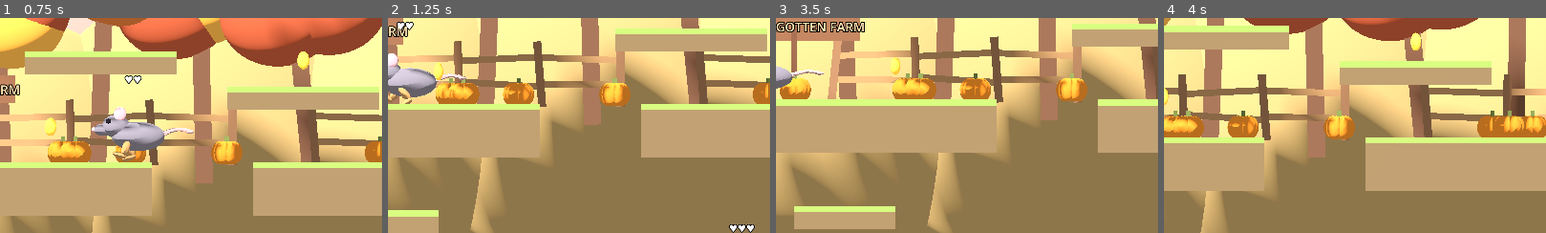
Above: before the commit, frames 1-4 (left to right).
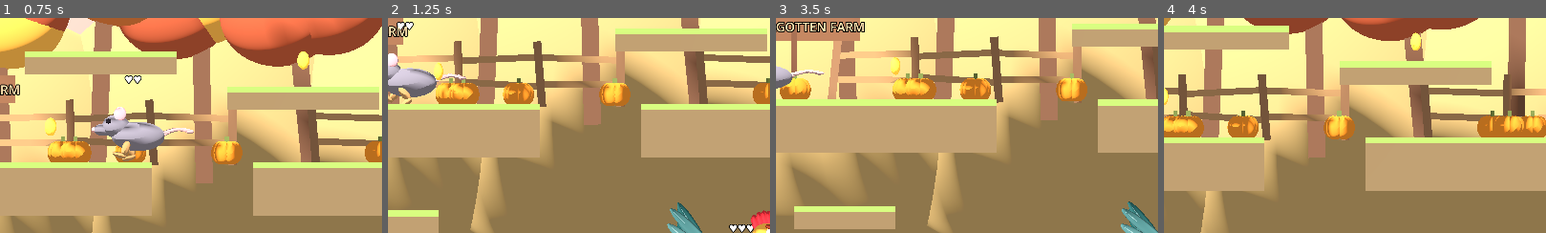
Above: after the commit, the same moments.

Repository: bowr39/TurkeyTime
Game: Godot game, scene res://main.tscn
The game is run twice, just before and just after one commit, with the same random seed, the same clock (stepped at 60 frames per second) and the same inputs.
Inputs (mouse positions are % of the whole screen's width and height, from its top left):
- Up to frame 1 (0.75 s): click "New Adventure" at 0.5 s
- Up to frame 2 (1.25 s): no input
- Up to frame 3 (3.5 s): move the mouse to (72, 45) at 1.27 s; hold D 1.28-2.03 s; tap Shift at 1.35 s; click (72, 45) at 1.42 s; tap Space at 1.52, 1.82, 2.27, 2.57 s; move the mouse to (30, 55) at 2.02 s; hold A 2.03-2.78 s; tap F at 2.1 s; move the mouse to (60, 28) at 2.77 s; hold D from 2.78 s (still down); tap J at 2.85 s
- Up to frame 4 (4 s): keep holding D; move the mouse to (45, 70) at 3.52 s; tap K at 3.6 s; click (45, 70) at 3.67 s; tap Space at 3.77 s
The pictures show only the part of the screen within x 50-100%, y 50-100%; the shares and areas given below are measured in that part.

Frame 1 is identical in both runs. In frame 2, 1.2% of the frame differs, in the area x 73-100%, y 85-100%; in frame 3, 0.8%; in frame 4, nothing differs.

Commit message:
Create recognizable articulated rooster with comb, wattles, beak, layered tail and boss armor

Diff:
--- a/enemy_model.gd
+++ b/enemy_model.gd
@@ -1,5 +1,8 @@
 extends Node3D
 var kind := 0
+var champion := false
+var tail: Node3D
+var wing_joints: Array[Node3D] = []
 var limbs: Array[Node3D] = []
 var head: Node3D
 var time := 0.0
@@ -26,6 +29,58 @@
 	n.position = p
 	return n
 
+func feather(p: Node3D,pos: Vector3,length: float,width: float,angle: float,tint: Color) -> void:
+	var n := oval(p,pos,Vector3(width,length,width*0.45),tint)
+	n.rotation.z = angle
+	oval(n,Vector3(0,0,0.43),Vector3(0.12,0.85,0.1),tint.lightened(0.25))
+
+func beak(p: Node3D,pos: Vector3,length: float,radius: float,tint: Color) -> void:
+	var n := oval(p,pos,Vector3.ONE,tint)
+	var cone := CylinderMesh.new()
+	cone.top_radius = 0.0
+	cone.bottom_radius = radius
+	cone.height = length
+	n.mesh = cone
+	n.rotation.z = -PI/2
+
+func rooster() -> void:
+	var bronze := Color("#c56a29")
+	var gold := Color("#f2ad45")
+	var teal := Color("#174b4a")
+	oval(self,Vector3(-0.12,0.05,0),Vector3(1.15,0.92,0.78),bronze)
+	oval(self,Vector3(0.28,0.18,0),Vector3(0.68,0.94,0.68),Color("#713b27"))
+	oval(self,Vector3(0.35,0.48,0),Vector3(0.53,0.88,0.51),gold)
+	head.position = Vector3(0.48,0.85,0)
+	oval(head,Vector3.ZERO,Vector3(0.55,0.52,0.48),gold)
+	beak(head,Vector3(0.35,-0.02,0),0.35,0.15,Color("#f9c653"))
+	beak(head,Vector3(0.29,-0.13,0),0.24,0.09,Color("#c8872e"))
+	for i in range(5):
+		var crest := oval(head,Vector3(-0.21+float(i)*0.095,0.26+sin(float(i)*0.7)*0.08,0),Vector3(0.16,0.34,0.13),Color("#c92e37"))
+		crest.rotation.z = 0.22
+	for side in [-1.0,1.0]:
+		oval(head,Vector3(0.13,-0.26,side*0.09),Vector3(0.22,0.36,0.16),Color("#b71e32"))
+		oval(head,Vector3(0.10,0.07,side*0.22),Vector3(0.20,0.19,0.09),Color("#fff0bd"))
+		oval(head,Vector3(0.15,0.07,side*0.265),Vector3(0.09,0.12,0.04),Color("#16191a"))
+		var brow := oval(head,Vector3(0.10,0.17,side*0.25),Vector3(0.24,0.09,0.07),Color("#80321f"))
+		brow.rotation.z = -0.28
+		var wing := joint(Vector3(-0.10,0.18,side*0.34))
+		wing_joints.append(wing)
+		oval(wing,Vector3.ZERO,Vector3(0.82,0.62,0.23),Color("#914626"))
+		for i in range(5):
+			feather(wing,Vector3(-0.16-float(i)*0.09,-0.12+float(i)*0.035,side*0.08),0.64,0.17,-0.95,bronze.lightened(float(i)*0.045))
+		if champion:
+			oval(wing,Vector3(0.08,0.10,side*0.15),Vector3(0.52,0.36,0.10),Color("#657680"))
+			oval(wing,Vector3(0.08,0.10,side*0.21),Vector3(0.20,0.20,0.05),Color("#e0b65d"))
+	tail = joint(Vector3(-0.55,0.25,0))
+	for i in range(7):
+		var offset := float(i-3)
+		feather(tail,Vector3(-0.35-absf(offset)*0.055,0.48+float(i%3)*0.12,offset*0.085),1.35-absf(offset)*0.09,0.22,0.65+offset*0.08,teal.lightened(float(i)*0.035))
+		feather(tail,Vector3(-0.65,0.38,offset*0.085),0.95,0.19,1.25,Color("#233e50"))
+	if champion:
+		oval(self,Vector3(0.34,0.12,0),Vector3(0.52,0.65,0.69),Color("#52636e"))
+		for i in range(3):
+			oval(self,Vector3(0.55,0.30-float(i)*0.19,0),Vector3(0.09,0.10,0.13),Color("#e5b95d"))
+
 func _ready() -> void:
 	head = joint(Vector3(0.34,0.08,0))
 	if kind == 0:
@@ -39,17 +94,7 @@
 		for i in range(9):
 			oval(self,Vector3(-0.52-float(i)*0.075,-0.12+sin(float(i)*0.3)*0.14,0),Vector3(0.18,0.075,0.075),Color("#b78d8b"))
 	elif kind == 1:
-		oval(self,Vector3(-0.08,0,0),Vector3(0.95,0.85,0.7),Color("#c58b43"))
-		head.position.y = 0.4
-		oval(head,Vector3.ZERO,Vector3(0.43,0.5,0.4),Color("#e6bd76"))
-		oval(head,Vector3(0.28,-0.02,0),Vector3(0.35,0.16,0.2),Color("#e8a32c"))
-		for i in range(4):
-			oval(head,Vector3(-0.12+float(i)*0.09,0.28,0),Vector3(0.13,0.28,0.12),Color("#b82932"))
-		for i in range(5):
-			var f := oval(self,Vector3(-0.45,0.28,float(i-2)*0.1),Vector3(0.23,0.95,0.18),Color("#31594e"))
-			f.rotation.z = 0.7
-		for side in [-1.0,1.0]:
-			oval(self,Vector3(-0.1,0,side*0.32),Vector3(0.6,0.4,0.15),Color("#99562f"))
+		rooster()
 	else:
 		box(self,Vector3.ZERO,Vector3(1.15,0.72,0.72),Color("#526570"))
 		box(self,Vector3(-0.15,0.37,0),Vector3(0.65,0.2,0.78),Color("#9b9d91"))
@@ -58,12 +103,18 @@
 		for side in [-1.0,1.0]:
 			box(self,Vector3(0,0,side*0.4),Vector3(0.85,0.4,0.14),Color("#a07d45"))
 	for side in [-1.0,1.0]:
-		if kind != 2:
+		if kind == 0:
 			oval(head,Vector3(0.15,0.1,side*0.2),Vector3(0.1,0.1,0.06),Color("#19151b"))
 		var leg := joint(Vector3(0.1,-0.22,side*0.24))
 		limbs.append(leg)
 		oval(leg,Vector3(0,-0.15,0),Vector3(0.16,0.35,0.16),Color("#ad8252") if kind!=2 else Color("#39464e"))
 		oval(leg,Vector3(0.08,-0.31,0),Vector3(0.28,0.12,0.2),Color("#ad8252") if kind!=2 else Color("#39464e"))
+
+		if kind == 1:
+			for toe in range(3):
+				var claw := oval(leg,Vector3(0.18,-0.32, float(toe-1)*0.09),Vector3(0.28,0.07,0.065),Color("#e0aa48"))
+				claw.rotation.y = float(toe-1)*0.3
+			beak(leg,Vector3(-0.13,-0.19,0),0.18,0.055,Color("#e9d6a3"))
 
 func animate(dt: float,speed: float,state: String) -> void:
 	time += dt
@@ -71,5 +122,9 @@
 		limbs[i].rotation.z = sin(time*16+float(i)*PI)*clampf(absf(speed)*0.2,0,0.7)
 	head.rotation.z = 0.3 if state=="warn" else -0.35 if state=="strike" else 0.0
 	scale = Vector3(1.08,0.85,1) if state=="warn" else Vector3.ONE
+	if kind == 1:
+		tail.rotation.z = sin(time*5)*0.09
+		for wing: Node3D in wing_joints:
+			wing.rotation.z = -0.65 if state=="strike" else 0.3 if state=="warn" else sin(time*8)*0.06
 	if absf(speed)>0.1 and state!="warn":
 		rotation.y = 0 if speed>0 else PI
